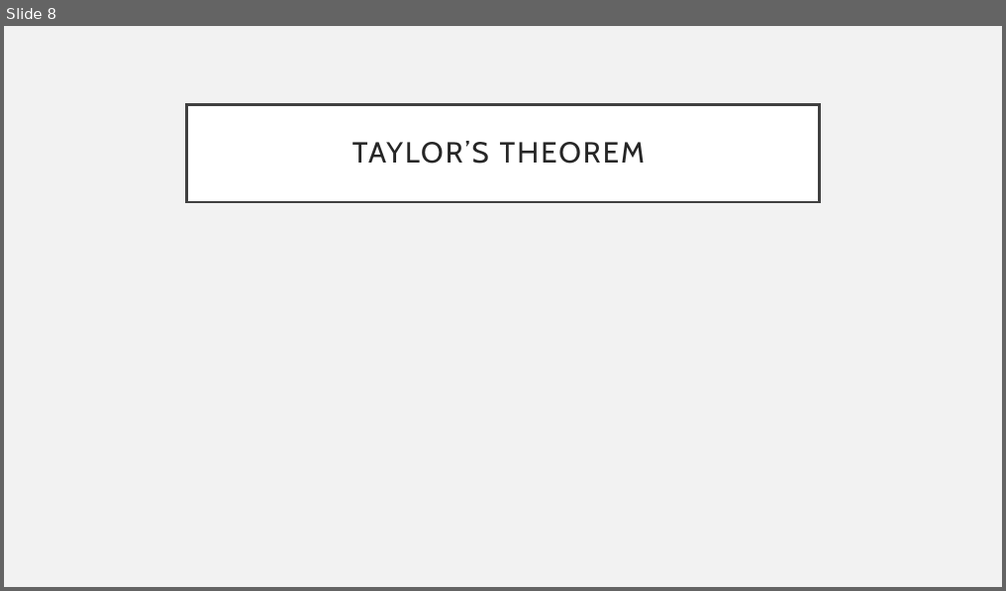
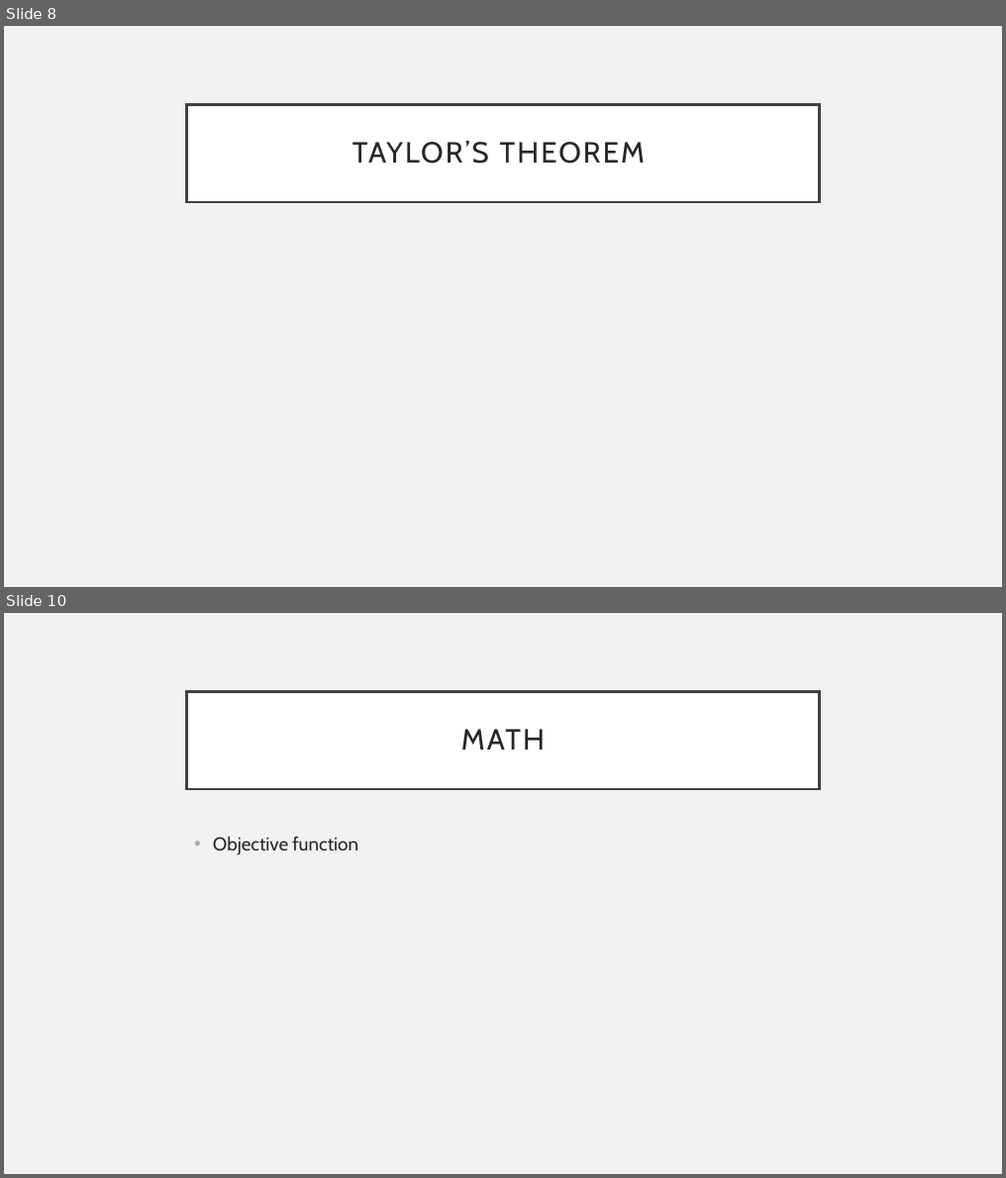
Before and after one commit to scottdyl/ML2, a slide deck: XGBoost.pptx. Shown one above the other, each under a label of ours: slide 8 before the commit, slides 8 and 10 after it; the slides between them are not shown. The pictures are 1006x591 and 1006x1178 pixels, drawn with LibreOffice and Linux fonts; fonts in the diff are those of the drawing. Boxes give left, top, right and bottom in pixels: in the first picture for what was removed or moved away, otherwise in the second. Text is boxed around its words. In the diff, an @@ line names an element or a change of style, - is before the commit and + after.

```diff
--- a/XGBoost.pptx
+++ b/XGBoost.pptx
@@ slide 10 added at (4,613,1002,1174), background #F2F2F2 @@
@@ title added at (187,691,819,789), fill #FFFFFF, outline #404040 2.5 pt, 28 pt, text #262626 @@
+MATH
@@ text added at (213,837,358,856), 18 pt, text #262626 @@
+• Objective function
```
Also in this commit, not shown: 1 other slide added.
